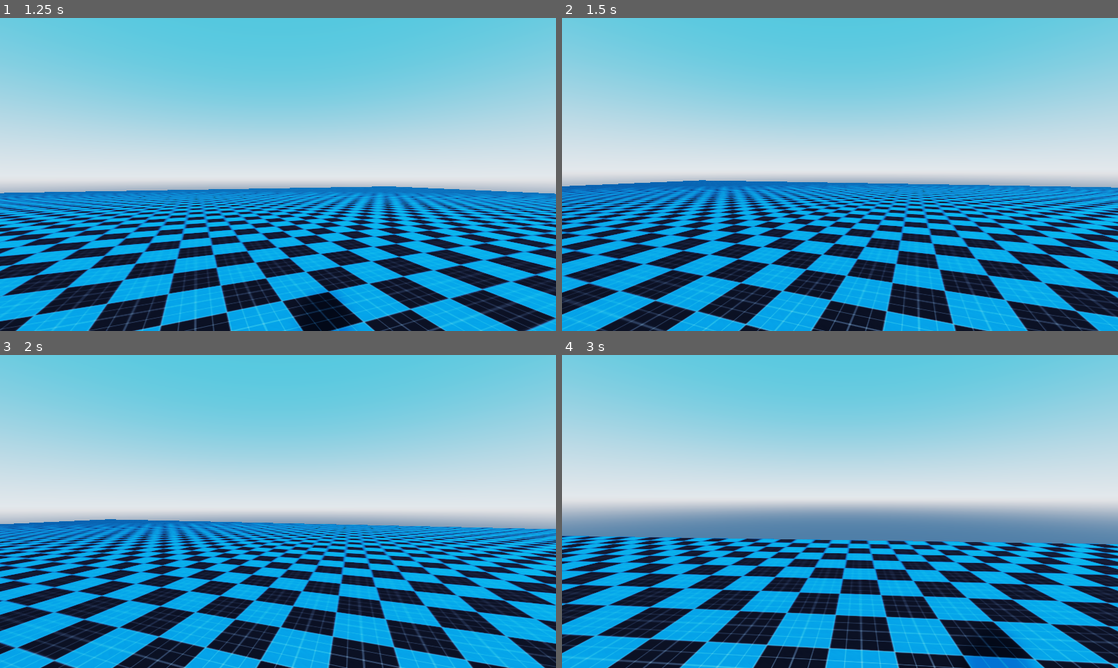
Above: before the commit, frames 1-4 (two rows, left to right).
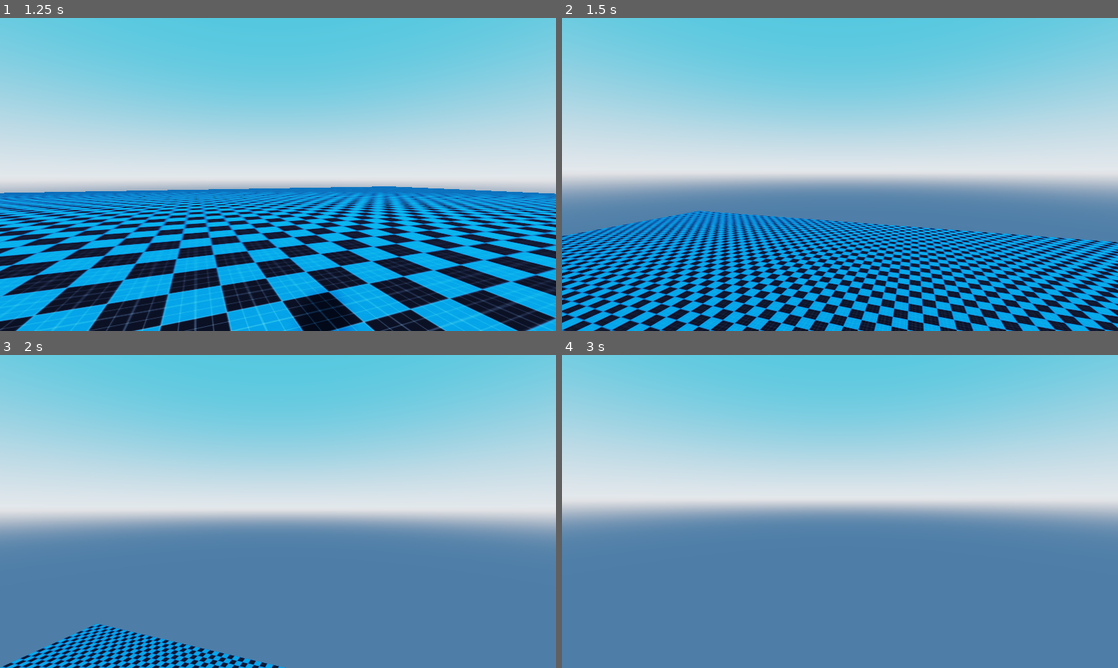
Above: after the commit, the same moments.

Repository: nezvers/Godot_RigidBodyFpsController
Game: Godot game, scene res://Level/Level.tscn
Two runs of this game, one before a commit and one after it. Both use one fixed random seed, a clock stepped at 60 frames per second and the inputs below.
Inputs (mouse positions are in pixels of both pictures, inside the frame that each line leads up to):
- Up to frame 1 (1.25 s): tap Enter (ui_accept) at 0.5 s; move the mouse to (305, 174) at 0.52 s; hold W (move_up) from 0.53 s (still down); hold Space (jump) from 0.53 s (still down)
- Up to frame 2 (1.5 s): keep holding W (move_up); move the mouse to (812, 174) at 1.27 s; release Space (jump) at 1.28 s; tap Ctrl (crouch) at 1.35 s
- Up to frame 3 (2 s): keep holding W (move_up); tap Space (jump) at 1.52, 1.55, 1.82 s
- Up to frame 4 (3 s): keep holding W (move_up); move the mouse to (851, 505) at 2.02 s; hold Space (jump) 2.03-2.78 s; move the mouse to (834, 517) at 2.77 s; tap Ctrl (crouch) at 2.85 s

Frame 1 is identical in both runs. In frame 2, 36% of the frame differs, in the area x 0-100%, y 51-100%; in frame 3, 45%, in the area x 0-100%, y 52-100%; in frame 4, 41%.

Commit message:
can jump but TOO high

Diff:
--- a/player/Camera.gd
+++ b/player/Camera.gd
@@ -13,7 +13,5 @@
 		body.rotate_object_local(Vector3.UP, dir * event.relative.x * mouse_sensitivity)
 	if event.relative.y != 0:
 			var dir = 1 if invert_y else -1
-			var y_rotation = event.relative.y #clamp(event.relative.y, -30, 30)
-			#rotate_object_local(Vector3.RIGHT, dir * y_rotation * mouse_sensitivity)
+			var y_rotation = event.relative.y
 			rotation.x = clamp(rotation.x + dir * y_rotation * mouse_sensitivity, -max_angle, max_angle)
-			print(y_rotation)
--- a/player/Player.gd
+++ b/player/Player.gd
@@ -7,10 +7,13 @@
 var forward:Vector3
 var right:Vector3
 
+var ground_layer: = 1
+
 #Movement
 var moveSpeed: = 4500
 var maxSpeed: = 20.0
 var grounded: = false
+var cancellingGrounded: = false
 var threshold: = 0.01
 var maxSlopeAngle: = 45.0/90.0	#easy to check against normals y value
 var counterMovement: = 0.175
@@ -31,6 +34,11 @@
 var sprinting: = false
 var crouching: = false
 
+#Sliding
+var normalVector: = Vector3.UP
+var wallNormalVector:Vector3
+
+
 func _unhandled_input(event:InputEvent)->void:
 	if event is InputEventMouseMotion && Input.get_mouse_mode() == Input.MOUSE_MODE_CAPTURED:
 		camera.mouse_movement(event)	#Camera deals with turning and looking
@@ -38,10 +46,7 @@
 func _integrate_forces(state: PhysicsDirectBodyState)->void:
 	forward = -body.transform.basis.z
 	right = body.transform.basis.x
-
-	grounded = false
-	for i in state.get_contact_count():
-		grounded = state.get_contact_local_normal(i).y > 0.5
+	CollisionCheck(state)
 	MyInput()
 	movement(state.step)
 
@@ -69,7 +74,7 @@
 
 	#If holding jump && ready to jump, then jump
 	if readyToJump && jumping:
-		#Jump()
+		Jump()
 		pass
 
 	#If sliding down a ramp, add force down so player stays grounded and also builds speed
@@ -130,3 +135,25 @@
 		var fallSpeed = linear_velocity.y
 		var n: = linear_velocity.normalized() * maxSpeed
 		linear_velocity = Vector3(n.x, fallSpeed, n.z)
+
+func Jump()->void:
+	if grounded && readyToJump:
+		readyToJump = false
+
+		#Add jump forces
+		add_central_force(Vector3.UP * jumpForce * 1.5)
+		add_central_force(normalVector * jumpForce * 0.5)
+
+		#If jumping while falling, reset y velocity.
+		#Not sure yet about that section
+
+func CollisionCheck(state: PhysicsDirectBodyState)->void:
+	grounded = false
+	for i in state.get_contact_count():
+		if ground_layer == ground_layer & state.get_contact_collider_object(i).collision_mask:	#bitmask AND with ground layer to check if colliding against ground layer
+			var normal = state.get_contact_local_normal(i)
+			if normal.y > maxSlopeAngle:
+				grounded = true
+				cancellingGrounded = false
+				normalVector = normal
+				readyToJump = true
--- a/player/Player.tscn
+++ b/player/Player.tscn
@@ -12,6 +12,7 @@
 mid_height = 1.6
 
 [node name="Player" type="RigidBody"]
+collision_layer = 2
 contacts_reported = 2
 contact_monitor = true
 axis_lock_angular_x = true
